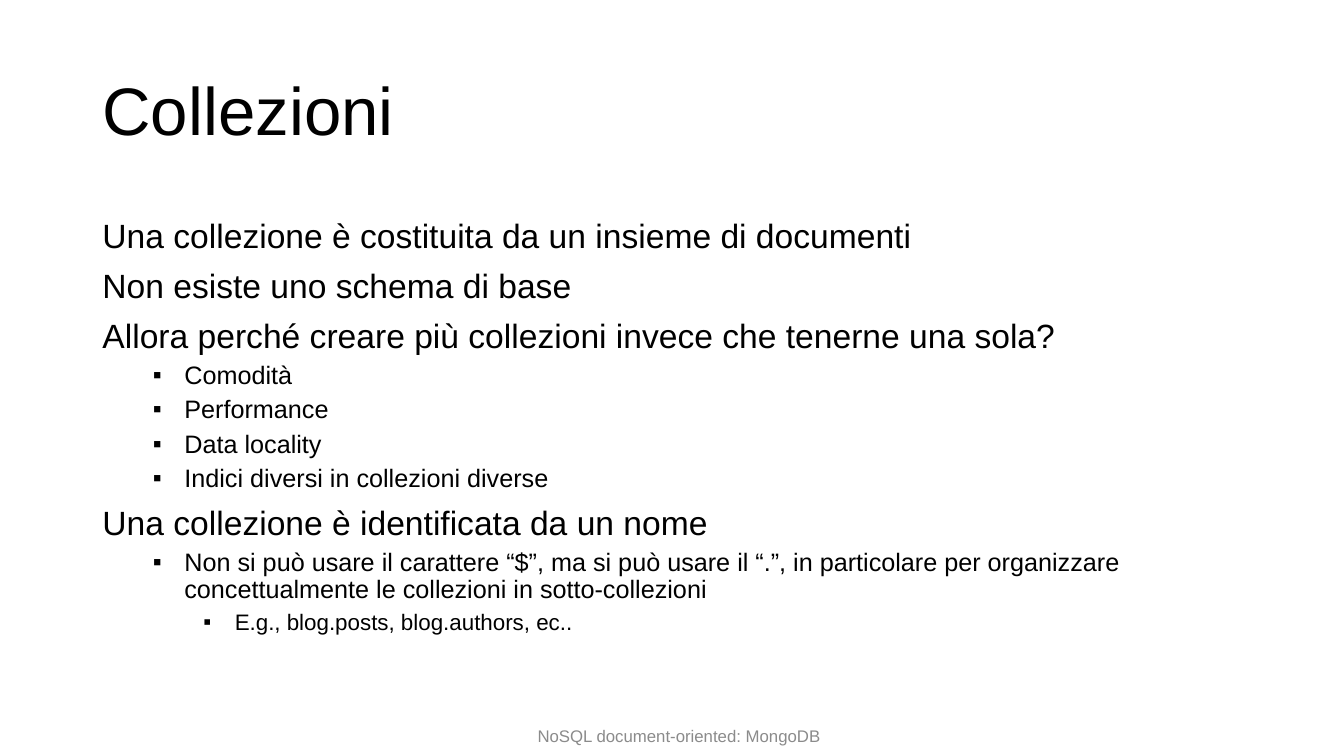
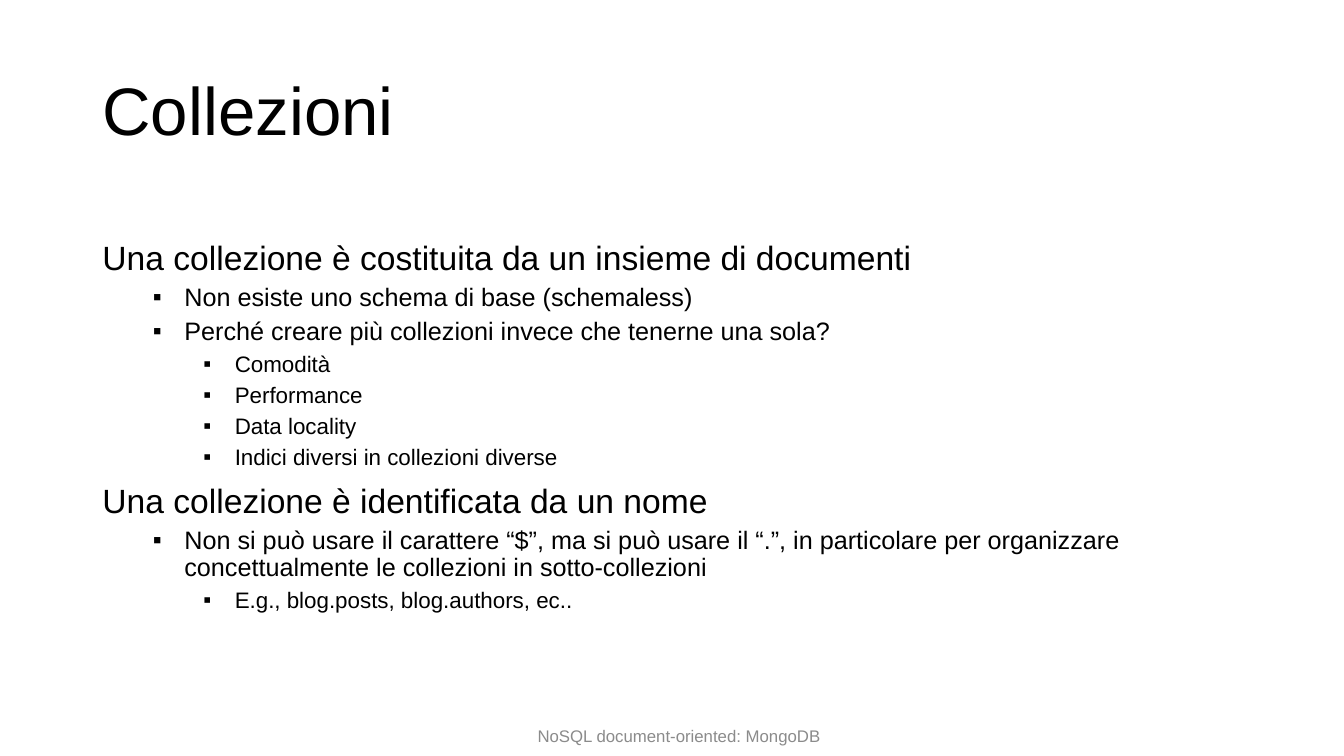
Before and after one commit to w4bo/teaching-seminario-nosql, a slide deck: slide 24 of slides/Document-based db.pptx. Drawn at 1344x756 pixels with LibreOffice and Linux fonts; fonts in the diff are those of the drawing. Boxes give left, top, right and bottom in pixels: in the first picture for what was removed or moved away, otherwise in the second. Text is boxed around its words. In the diff, an @@ line names an element or a change of style, - is before the commit and + after.

```diff
--- a/slides/Document-based db.pptx
+++ b/slides/Document-based db.pptx
@@ text at [184,287,830,346]: text changed; size 24 to 18 pt @@
-Non esiste uno schema di base
-Allora perché creare più collezioni invece che tenerne una sola?
+  ▪ Non esiste uno schema di base (schemaless)
+  ▪ Perché creare più collezioni invece che tenerne una sola?
@@ text at [235,355,557,466]: size 18 to 16 pt in "Comodità", "Performance", "Data locality", "Indici diversi in collezioni diverse"; list level 2 to 3 in "Comodità"; list level 2 to 3 in "Performance"; list level 2 to 3 in "Data locality"; list level 2 to 3 in "Indici diversi in collezioni diverse" @@
```
Also in this commit, not shown: 15 other slides changed, 1 slide added, 2 other files.
